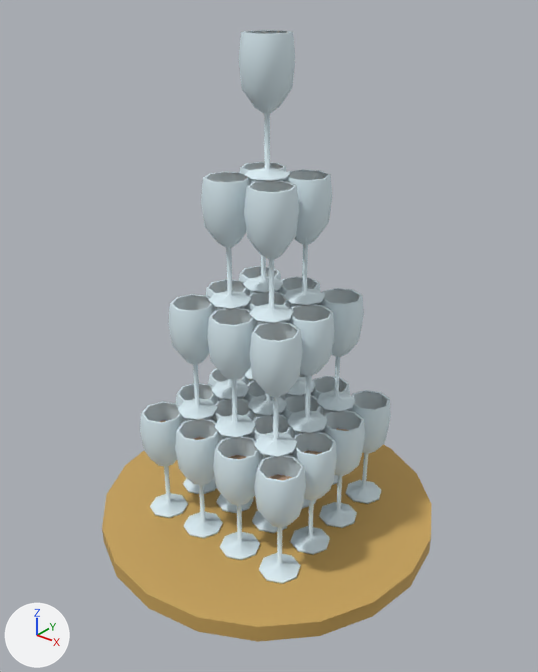
The glTF model game/assets/kit/thap-ly.glb, before and after one commit.
Camera for both pictures: a camera (50 mm lens) standing at (0.695, -0.865, 0.902) and looking at (0.014, -0.014, 0.374). Arrows for +X, +Y and +Z are at lower left; the lights stay in place. The first picture is the older version. Vertices at exactly the same position are counted once.

The first picture shows 'thap-ly'.
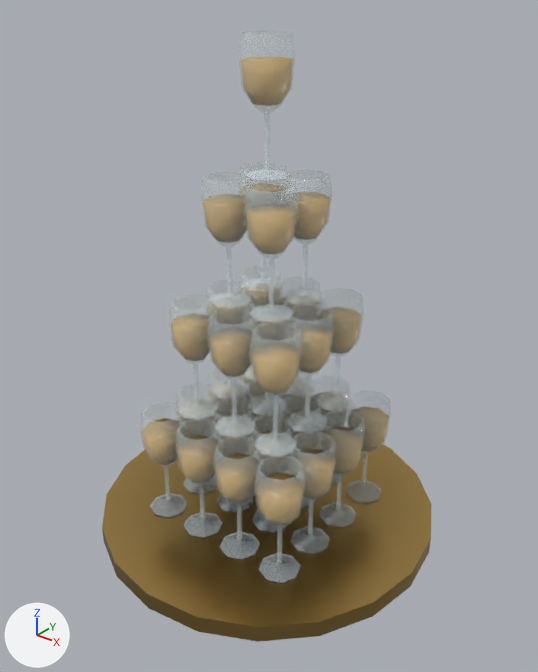
What differs and where, as boxes (x1, y1, x2, y2) in the pictures (538 x 672 px; the box of a moved part takes in the faces that stretch with it):
'thap-ly', reshaped: before (102, 30, 431, 642); after (102, 56, 431, 642)
part 1 of me_mesh_0, rebuilt (not visible before): after (286, 324, 333, 373)
part 2 of me_mesh_0, rebuilt (not visible before): after (241, 56, 293, 106)
part 3 of me_mesh_0, rebuilt (not visible before): after (170, 313, 216, 361)
part 4 of me_mesh_0, rebuilt (not visible before): after (251, 342, 301, 394)
part 5 of me_mesh_0, rebuilt (not visible before): after (277, 295, 320, 331)
part 6 of me_mesh_0, rebuilt (not visible before): after (245, 310, 290, 346)
part 7 of me_mesh_0, rebuilt (not visible before): after (209, 327, 257, 377)
part 8 of me_mesh_0, rebuilt (not visible before): after (239, 284, 281, 314)
part 9 of me_mesh_0, rebuilt (not visible before): after (318, 307, 362, 354)
part 10 of me_mesh_0, rebuilt (not visible before): after (206, 298, 250, 330)
part 11 of me_mesh_0, moved or reshaped (mostly hidden before): before (160, 420, 348, 481); after (142, 366, 389, 526)
part 12 of me_mesh_0, moved or reshaped (not visible before): after (203, 183, 330, 254)
part 13 of me_mesh_0, recoloured (darker): before (102, 30, 431, 642); after (102, 415, 431, 642)
part 14 of me_mesh_0, recoloured (darker): before (102, 445, 431, 642); after (102, 415, 431, 642)
part 15 of me_mesh_0, recoloured: before (140, 30, 391, 584)

The change, as a list of edits to the scene's bpy script:
```text
Add mat_glass:
    mat_glass = bpy.data.materials.new('glass')
    # nodes: BsdfPrincipled, Math, OutputMaterial, VertexColor
Add mat_satin:
    mat_satin = bpy.data.materials.new('satin')
    mat_satin.use_nodes = True; mat_satin.node_tree.nodes.clear()
    _N = mat_satin.node_tree.nodes; _L = mat_satin.node_tree.links
    n0 = _N.new('ShaderNodeBsdfPrincipled'); n0.name = 'Principled BSDF'
    n0.inputs[2].default_value = 0.36  # 'Roughness'
    n1 = _N.new('ShaderNodeOutputMaterial'); n1.name = 'Material Output'
    n2 = _N.new('ShaderNodeVertexColor'); n2.name = 'Color Attribute'
    _L.new(n0.outputs[0], n1.inputs[0])  # 'BSDF' to 'Surface'
    _L.new(n2.outputs[0], n0.inputs[0])  # 'Color' to 'Base Color'
Add mat_metal:
    mat_metal = bpy.data.materials.new('metal')
    mat_metal.use_nodes = True; mat_metal.node_tree.nodes.clear()
    _N = mat_metal.node_tree.nodes; _L = mat_metal.node_tree.links
    n0 = _N.new('ShaderNodeBsdfPrincipled'); n0.name = 'Principled BSDF'
    n0.inputs[1].default_value = 1.0  # 'Metallic'
    n0.inputs[2].default_value = 0.3  # 'Roughness'
    n1 = _N.new('ShaderNodeOutputMaterial'); n1.name = 'Material Output'
    n2 = _N.new('ShaderNodeVertexColor'); n2.name = 'Color Attribute'
    _L.new(n0.outputs[0], n1.inputs[0])  # 'BSDF' to 'Surface'
    _L.new(n2.outputs[0], n0.inputs[0])  # 'Color' to 'Base Color'
Change me_mesh_0:
    remove me_mesh_0.from_pydata(...)  # 2772 vertices, 5120 faces; spans x -0.3..0.3, y -0.3..0.3, z 0.0..0.83
    add me_mesh_0.from_pydata(...)  # 3012 vertices, 5600 faces; spans x -0.3..0.3, y -0.3..0.3, z 0.0..0.83
    me_mesh_0 part 1: the loose piece of 18 vertices spanning x 0.047..0.123, y -0.038..0.038, z 0.355..0.39 is rebuilt with 26 vertices and now spans x 0.048..0.122, y -0.037..0.037, z 0.335..0.395, in mat_satin
    me_mesh_0 part 2: the loose piece of 18 vertices spanning x -0.038..0.038, y -0.038..0.038, z 0.755..0.79 is rebuilt with 26 vertices and now spans x -0.037..0.037, y -0.037..0.037, z 0.735..0.795, in mat_satin
    me_mesh_0 part 3: the loose piece of 18 vertices spanning x -0.123..-0.047, y -0.123..-0.047, z 0.355..0.39 is rebuilt with 26 vertices and now spans x -0.122..-0.048, y -0.122..-0.048, z 0.335..0.395, in mat_satin
    me_mesh_0 part 4: the loose piece of 18 vertices spanning x 0.047..0.123, y -0.123..-0.047, z 0.355..0.39 is rebuilt with 26 vertices and now spans x 0.048..0.122, y -0.122..-0.048, z 0.335..0.395, in mat_satin
    me_mesh_0 part 5: the loose piece of 18 vertices spanning x -0.038..0.038, y 0.047..0.123, z 0.355..0.39 is rebuilt with 26 vertices and now spans x -0.037..0.037, y 0.048..0.122, z 0.335..0.395, in mat_satin
    me_mesh_0 part 6: the loose piece of 18 vertices spanning x -0.038..0.038, y -0.038..0.038, z 0.355..0.39 is rebuilt with 26 vertices and now spans x -0.037..0.037, y -0.037..0.037, z 0.335..0.395, in mat_satin
    me_mesh_0 part 7: the loose piece of 18 vertices spanning x -0.038..0.038, y -0.123..-0.047, z 0.355..0.39 is rebuilt with 26 vertices and now spans x -0.037..0.037, y -0.122..-0.048, z 0.335..0.395, in mat_satin
    me_mesh_0 part 8: the loose piece of 18 vertices spanning x -0.123..-0.047, y 0.047..0.123, z 0.355..0.39 is rebuilt with 26 vertices and now spans x -0.122..-0.048, y 0.048..0.122, z 0.335..0.395, in mat_satin
    me_mesh_0 part 9: the loose piece of 18 vertices spanning x 0.047..0.123, y 0.047..0.123, z 0.355..0.39 is rebuilt with 26 vertices and now spans x 0.048..0.122, y 0.048..0.122, z 0.335..0.395, in mat_satin
    me_mesh_0 part 10: the loose piece of 18 vertices spanning x -0.123..-0.047, y -0.038..0.038, z 0.355..0.39 is rebuilt with 26 vertices and now spans x -0.122..-0.048, y -0.037..0.037, z 0.335..0.395, in mat_satin
    me_mesh_0 part 11: 32 vertices moved within x -0.127..0.127, y -0.127..0.127, z 0.155; 256 vertices removed from x -0.166..0.166, y -0.166..0.166, z 0.155..0.19; 384 vertices added at x -0.164..0.164, y -0.164..0.164, z 0.135..0.195
    me_mesh_0 part 12: 8 vertices moved within x -0.043..0.043, y -0.043..0.043, z 0.555; 64 vertices removed from x -0.08..0.08, y -0.08..0.08, z 0.555..0.59; 96 vertices added at x -0.079..0.079, y -0.079..0.079, z 0.535..0.595
    me_mesh_0 part 13: 4160 kept faces spanning x -0.3..0.3, y -0.3..0.3, z 0.0..0.83 get new vertex colours; the middle colour goes from pale blue #dceef5 to white #e3f2f7
    me_mesh_0 part 14: 80 faces spanning x -0.3..0.3, y -0.3..0.3, z 0.0..0.03 switch from mat_kit to mat_metal
    me_mesh_0 part 15: 4080 faces spanning x -0.168..0.168, y -0.168..0.168, z 0.03..0.83 switch from mat_kit to mat_glass
    add me_mesh_0.materials.append(mat_satin)
```
